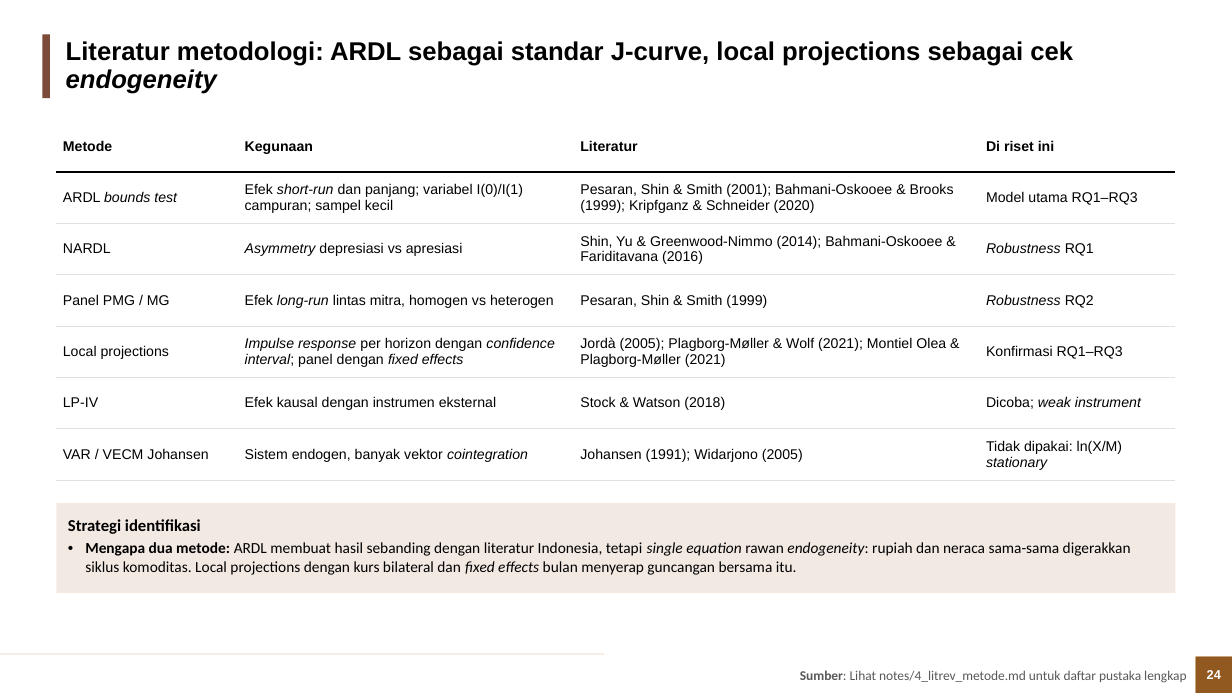
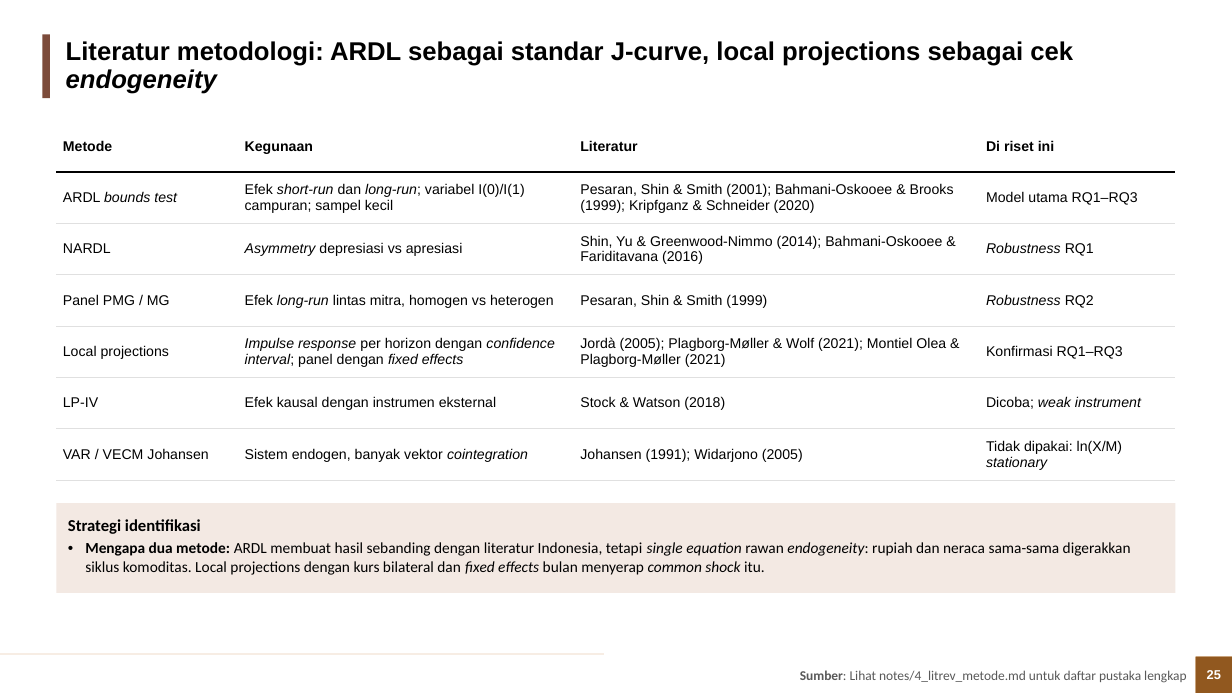
Before and after one commit to muhamadhaikal128/Pengaruh-Depresiasi-Rupiah-Terhadap-Trade-Balance, a slide deck: slide 25 of Haikal/output/3_ppt/Depresiasi_Rupiah_Trade_Balance.pptx (slide 24 before the commit). Drawn at 1232x693 pixels with LibreOffice and Linux fonts; fonts in the diff are those of the drawing; background and template pictures are left out. Boxes give left, top, right and bottom in pixels: in the first picture for what was removed or moved away, otherwise in the second. Text is boxed around its words. In the diff, an @@ line names an element or a change of style, - is before the commit and + after.

```diff
--- a/Haikal/output/3_ppt/Depresiasi_Rupiah_Trade_Balance.pptx
+++ b/Haikal/output/3_ppt/Depresiasi_Rupiah_Trade_Balance.pptx
@@ table at [56,121,1176,481] @@
-row 2, column 2: Efek short-run dan panjang; variabel I(0)/I(1) campuran; sampel kecil
+row 2, column 2: Efek short-run dan long-run; variabel I(0)/I(1) campuran; sampel kecil
@@ borders changed @@
@@ text in rectangle at [85,542,1131,575]: text changed @@
-• Mengapa dua metode: ARDL membuat hasil sebanding dengan literatur Indonesia, tetapi single equation rawan endogeneity: rupiah dan neraca sama-sama digerakkan siklus komoditas. Local projections dengan kurs bilateral dan fixed effects bulan menyerap guncangan bersama itu.
+• Mengapa dua metode: ARDL membuat hasil sebanding dengan literatur Indonesia, tetapi single equation rawan endogeneity: rupiah dan neraca sama-sama digerakkan siklus komoditas. Local projections dengan kurs bilateral dan fixed effects bulan menyerap common shock itu.
@@ page number at [1207,670,1221,679]: text changed @@
-24
+25
```
Also in this commit, not shown: 36 other slides changed, 2 slides added, 6 other files.
